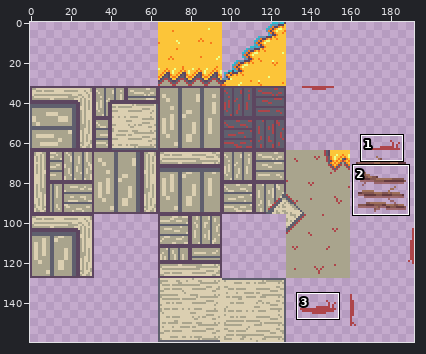
Two versions of one sprite sheet, new-game-project/Art/Spritet/Ympäristö/taplajahti_lattia.png. The picture above shows the old version from afar; the outline marks the close-up.
Close-up. Before the edit:
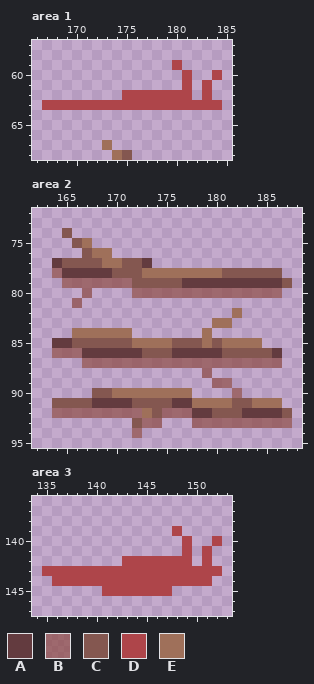
The file is 192x160 pixels. Shown: area 1: x 166..185, y 57..68; area 2: x 162..188, y 72..95; area 3: x 134..153, y 136..147. The commit also changed other parts of the picture, which this record leaves out.
Palette (. is transparent): A #633b3f  B #8a463ba5  C #845750  D #ae454a  E #9f705a
Pixels before, area 1, first column x 167:
59 .............D....
60 ..............D..D
61 ..............D.D.
62 ........DDDDDDD.D.
63 DDDDDDDDDDDDDDDDDD
64 ..................
65 ..................
66 ..................
67 ......E...........
68 .......EC.........
Pixels before, area 2, first column x 164:
74 .C......................
75 ..CE....................
76 ...CEE..................
77 ACCCCEECCA..............
78 BAAAAACCCEEEEEEEECCCCCC.
79 .BBBBBBBCCCCCAAAAAAAAAAC
80 ...B....BBBBBBBBBBBBBBB.
81 ..B.....................
82 ..................E.....
83 ................EE......
84 ..EEEEEE.......E........
85 AACCCCCCEEEECCCECEEEE...
86 BBBAAAAAACCCAAAAACCCCCA.
87 ...BBBBBBBBBBBBBBBBBBBB.
88 ...............B........
89 ................BB......
90 ....CCEEEEEEEE....B.....
91 CCCCAAAACCCCAAEEEECCEEE.
92 BBBBBBBBBECBBBAACCCAAAAC
93 ........CBB...BBBBBBBBBB
94 ........B...............
Pixels before, area 3, first column x 135:
139 .............D....
140 ..............D..D
141 ..............D.D.
142 ........DDDDDDD.D.
143 DDDDDDDDDDDDDDDDDD
144 .DDDDDDDDDDDDDDDD.
145 ......DDDDDDD.....
And afterwards:
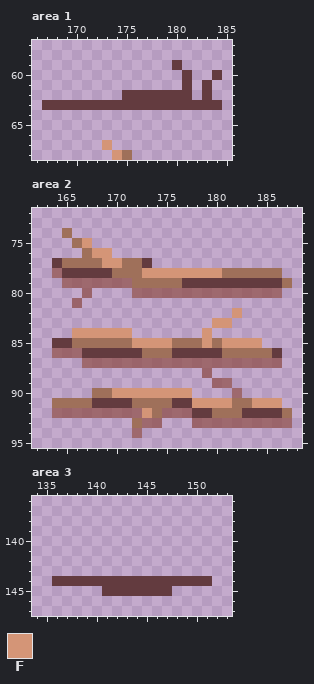
Colours new in this view: F #d49577
Diff:
Area 1:
Colour D becomes colour A in row 59 at x 180; in row 60 at x 181 and 184; in row 61 at x 181 and 183; in row 62 at x 175 to 181 and 183; in row 63 at x 167 to 184.
Colour C becomes colour E in row 68 at x 175.
Colour E becomes colour F in row 67 at x 173; in row 68 at x 174.
Area 2:
Colour C becomes colour E in row 74 at x 165; in row 75 at x 166; in row 76 at x 167; in row 77 at x 165 to 168 and 171 to 172; in row 78 at x 170 to 172 and 181 to 186; in row 79 at x 172 to 176 and 187.
Colour C becomes colour E in row 85 at x 166 to 171, 176 to 178 and 180; in row 86 at x 173 to 175 and 181 to 185; in row 90 at x 168 to 169; in row 91 at x 164 to 167, 172 to 175 and 182 to 183; in row 92 at x 174, 180 to 182 and 187; in row 93 at x 172.
Colour E becomes colour F in row 75 at x 167; in row 76 at x 168 to 169; in row 77 at x 169 to 170; in row 78 at x 173 to 180; in row 82 at x 182; in row 83 at x 180 to 181.
Colour E becomes colour F in row 84 at x 166 to 171 and 179; in row 85 at x 172 to 175, 179 and 181 to 184; in row 90 at x 170 to 177; in row 91 at x 178 to 181 and 184 to 186; in row 92 at x 173.
Area 3:
Colour D becomes colour A in row 144 at x 136 to 151; in row 145 at x 141 to 147.
The edit erases colour D in row 139 at x 148; in row 140 at x 149 and 152; in row 141 at x 149 and 151; in row 142 at x 143 to 149 and 151; in row 143 at x 135 to 152.
Changed places in both close-ups, as pixel boxes (x1, y1, x2, y2):
changed: (42, 60, 222, 160)
changed: (62, 228, 292, 358)
changed: (52, 388, 292, 428)
changed: (42, 526, 222, 596)
